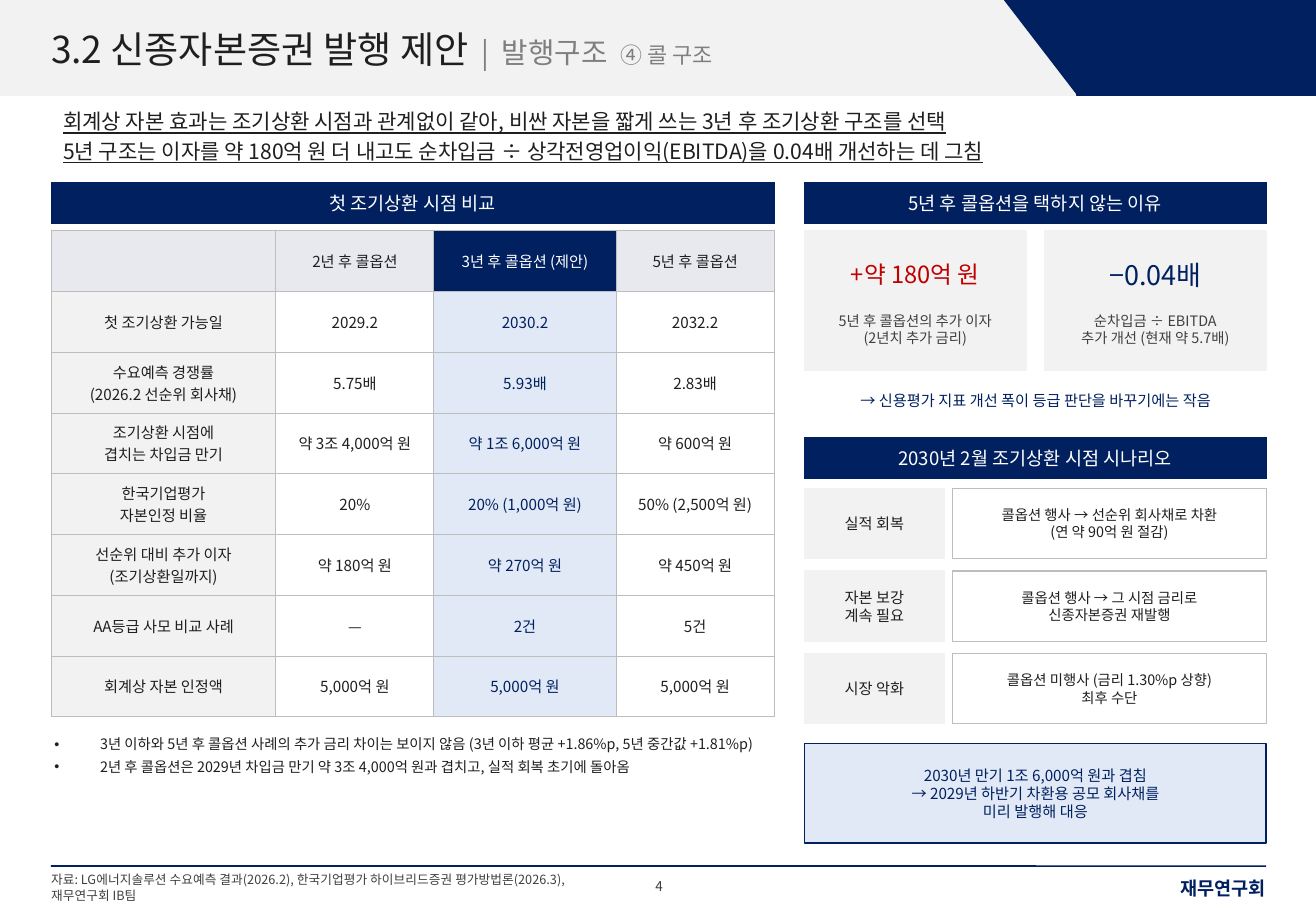
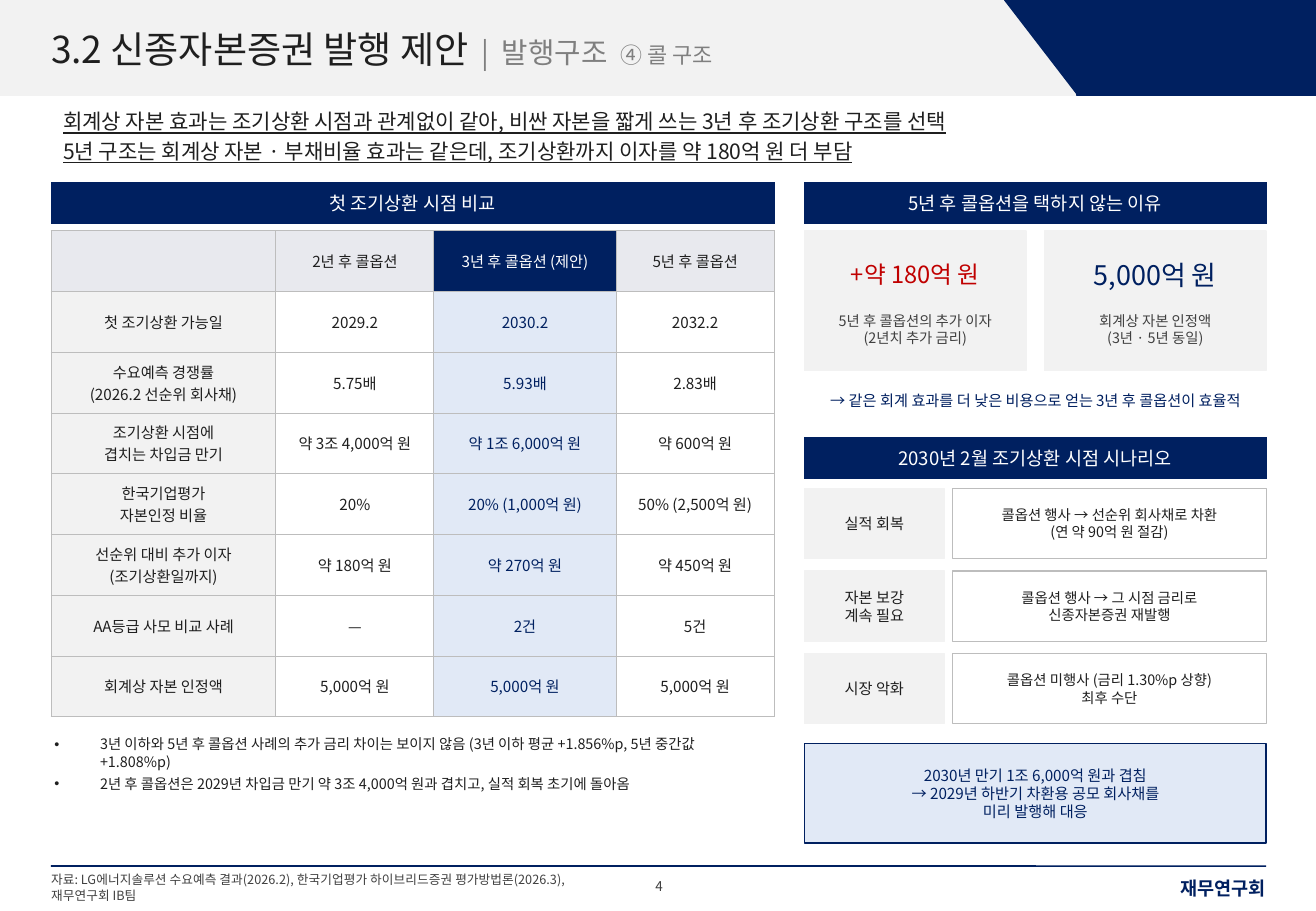
Before and after one commit to shy065542-rgb/SSHHYY, a slide deck: slide 4 of LGES_신종_발행구조_재무연구회양식.pptx. Drawn at 1316x911 pixels with LibreOffice and Linux fonts; fonts in the diff are those of the drawing. Boxes give left, top, right and bottom in pixels: in the first picture for what was removed or moved away, otherwise in the second. Text is boxed around its words. In the diff, an @@ line names an element or a change of style, - is before the commit and + after.

```diff
--- a/LGES_신종_발행구조_재무연구회양식.pptx
+++ b/LGES_신종_발행구조_재무연구회양식.pptx
@@ text at <box>63,141,853,163</box>: text changed @@
-5년 구조는 이자를 약 180억 원 더 내고도 순차입금 ÷ 상각전영업이익(EBITDA)을 0.04배 개선하는 데 그침
+5년 구조는 회계상 자본 · 부채비율 효과는 같은데, 조기상환까지 이자를 약 180억 원 더 부담
@@ text at <box>1094,262,1217,290</box>: text changed @@
-−0.04배
+5,000억 원
@@ text at <box>1099,314,1212,346</box>: text changed @@
-순차입금 ÷ EBITDA
-추가 개선 (현재 약 5.7배)
+회계상 자본 인정액
+(3년 · 5년 동일)
@@ text at <box>849,393,1241,408</box>: text changed @@
-→ 신용평가 지표 개선 폭이 등급 판단을 바꾸기에는 작음
+→ 같은 회계 효과를 더 낮은 비용으로 얻는 3년 후 콜옵션이 효율적
@@ text at <box>100,737,695,771</box>: text changed @@
-• 3년 이하와 5년 후 콜옵션 사례의 추가 금리 차이는 보이지 않음 (3년 이하 평균 +1.86%p, 5년 중간값 +1.81%p)
+• 3년 이하와 5년 후 콜옵션 사례의 추가 금리 차이는 보이지 않음 (3년 이하 평균 +1.856%p, 5년 중간값 +1.808%p)
```
Also in this commit, not shown: 5 other slides changed, 1 other file.
